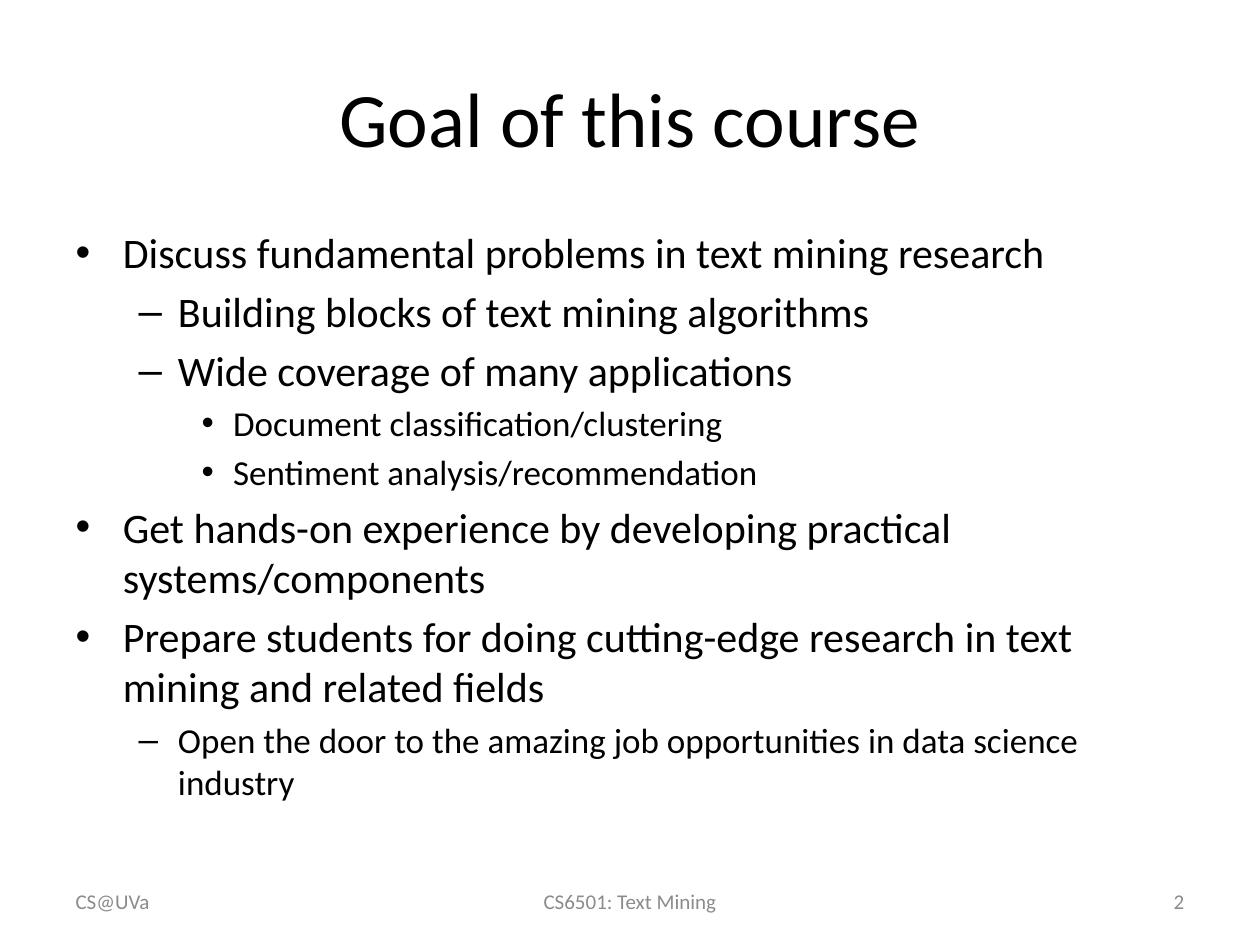
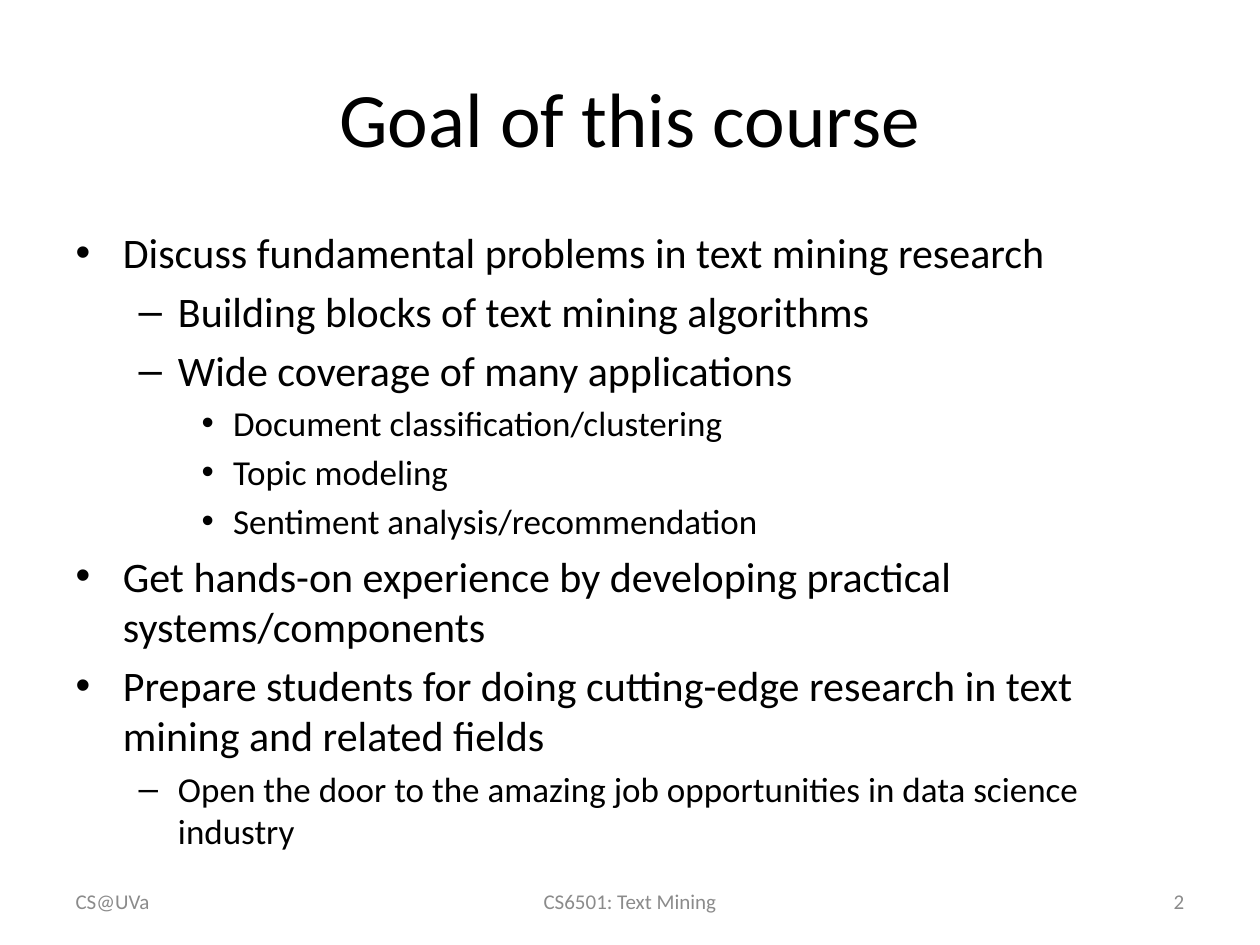
Before and after one commit to wang296/CS6501-Text-Mining, a slide deck: slide 2 of docs/CoursePolicy.pptx. Drawn at 1260x945 pixels with LibreOffice and Linux fonts; fonts in the diff are those of the drawing. Boxes give left, top, right and bottom in pixels: in the first picture for what was removed or moved away, otherwise in the second. Text is boxed around its words. In the diff, an @@ line names an element or a change of style, - is before the commit and + after.

```diff
--- a/docs/CoursePolicy.pptx
+++ b/docs/CoursePolicy.pptx
@@ text at [233,460,448,491]: paragraph added @@
+    • Topic modeling
```
Also in this commit, not shown: 7 other slides changed, 1 slide added, 6 other files.
